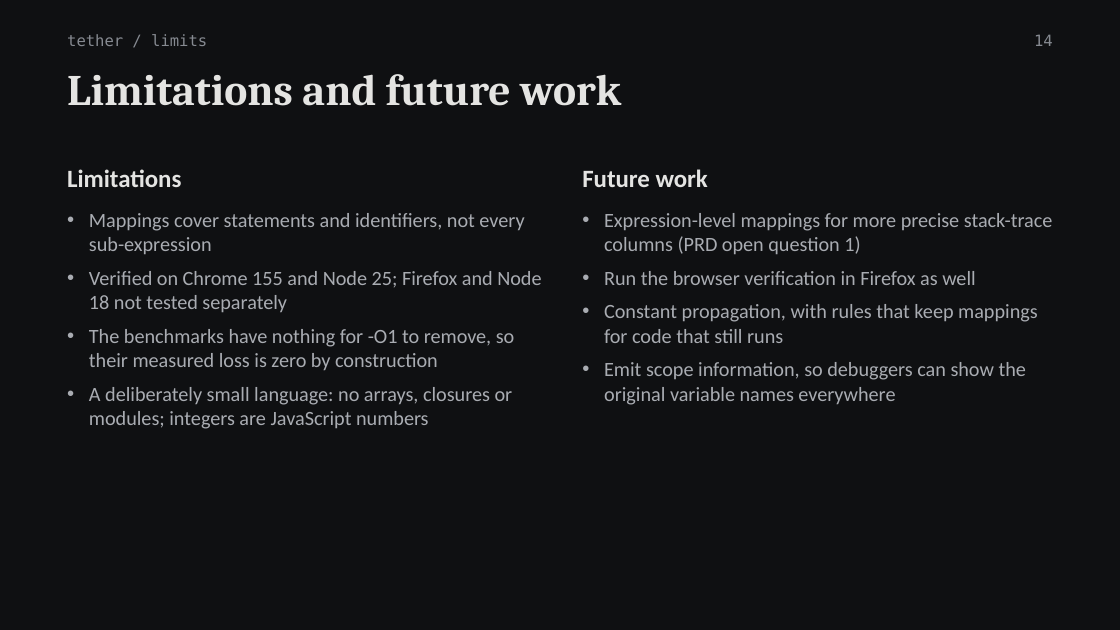
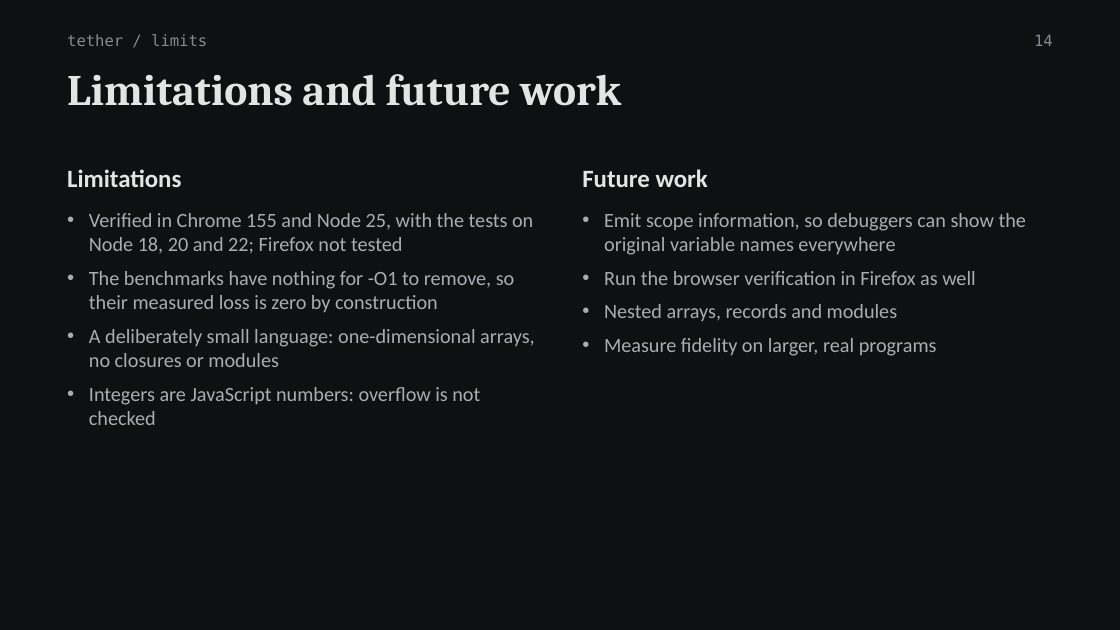
Before and after one commit to Antra1705/tether, a slide deck: slide 14 of docs/Tether-Review3-Presentation.pptx. Drawn at 1120x630 pixels with LibreOffice and Linux fonts; fonts in the diff are those of the drawing. Boxes give left, top, right and bottom in pixels: in the first picture for what was removed or moved away, otherwise in the second. Text is boxed around its words. In the diff, an @@ line names an element or a change of style, - is before the commit and + after.

```diff
--- a/docs/Tether-Review3-Presentation.pptx
+++ b/docs/Tether-Review3-Presentation.pptx
@@ text at [89, 213, 533, 254]: text changed @@
-• Mappings cover statements and identifiers, not every sub-expression
-• Verified on Chrome 155 and Node 25; Firefox and Node 18 not tested separately
+• Verified in Chrome 155 and Node 25, with the tests on Node 18, 20 and 22; Firefox not tested
@@ text at [604, 213, 1026, 255]: text changed @@
-• Expression-level mappings for more precise stack-trace columns (PRD open question 1)
+• Emit scope information, so debuggers can show the original variable names everywhere
@@ text at [89, 329, 480, 425]: text changed @@
-• A deliberately small language: no arrays, closures or modules; integers are JavaScript numbers
+• A deliberately small language: one-dimensional arrays, no closures or modules
+• Integers are JavaScript numbers: overflow is not checked
@@ text at [208, 333, 937, 367]: text changed @@
-• Constant propagation, with rules that keep mappings for code that still runs
-• Emit scope information, so debuggers can show the original variable names everywhere
+• Nested arrays, records and modules
+• Measure fidelity on larger, real programs
```
Also in this commit, not shown: 3 other slides changed, 54 other files.
